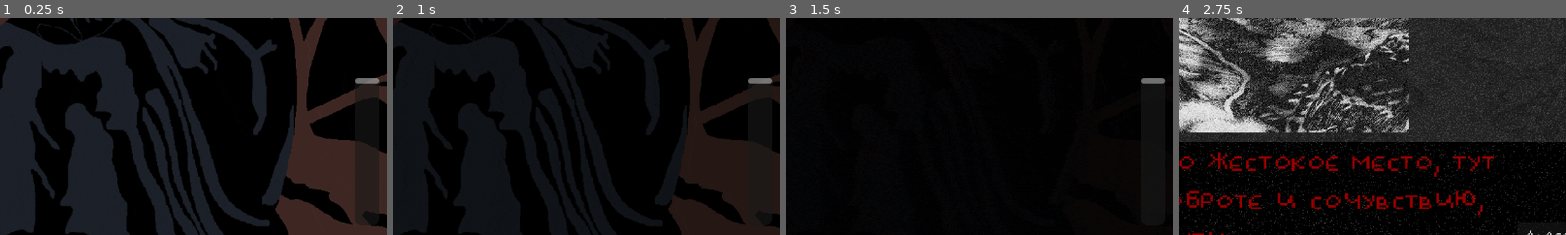
Above: before the commit, frames 1-4 (left to right).
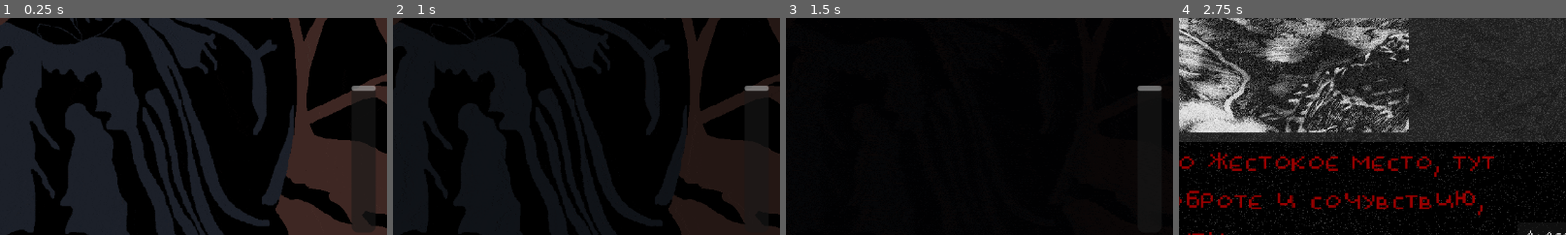
Above: after the commit, the same moments.

Repository: AmL3ar/Berserk_game
Game: Godot game, scene res://Scenes/menu_1.tscn
Two runs of this game, one before a commit and one after it. Both use one fixed random seed, a clock stepped at 60 frames per second and the inputs below.
Inputs:
- Up to frame 1 (0.25 s): no input
- Up to frame 2 (1 s): click "Начать играть" at 0.5 s
- Up to frame 3 (1.5 s): tap Enter (ui_accept) at 1.25, 1.35 s; hold D (ui_right, bound only after the commit) from 1.28 s (still down)
- Up to frame 4 (2.75 s): keep holding D (ui_right, bound only after the commit); tap Enter (ui_accept) at 1.52, 1.82, 2, 2.1, 2.27, 2.57 s
The pictures show only the part of the screen within x 49-98%, y 46-96%; the shares and areas given below are measured in that part.

The runs differ from the first frame. In frame 1, 0.3% of the frame differs, in the area x 90-98%, y 27-97%; in frame 2, 0.3%; in frame 3, 0.3%; in frame 4, nothing differs.

Commit message:
Update 1.5
-Улучшена логика персонажа
-Добавлено больше анимаций персонажа

Diff:
--- a/Scenes/Hero.tscn
+++ b/Scenes/Hero.tscn
@@ -1,7 +1,30 @@
-[gd_scene load_steps=10 format=3 uid="uid://ddh67uafwhb0d"]
+[gd_scene load_steps=46 format=3 uid="uid://ddh67uafwhb0d"]
 
 [ext_resource type="Script" path="res://Scripts/Hero.gd" id="1_tnp8f"]
 [ext_resource type="Texture2D" uid="uid://btcafsgrwaec4" path="res://Sprites/berserkIDLE3(final).png" id="2_7vjjo"]
+[ext_resource type="Texture2D" uid="uid://csjk8egdw66q3" path="res://Sprites/berserkjump.png" id="3_5ydpq"]
+[ext_resource type="Texture2D" uid="uid://nm124dlb15ei" path="res://Sprites/BerserkRunRight.png" id="3_i6m71"]
+[ext_resource type="Texture2D" uid="uid://daof1qanuxes1" path="res://Sprites/BerserkRunLeft.png" id="3_maexo"]
+
+[sub_resource type="AtlasTexture" id="AtlasTexture_0n7f8"]
+atlas = ExtResource("2_7vjjo")
+region = Rect2(0, 200, 200, 200)
+
+[sub_resource type="AtlasTexture" id="AtlasTexture_uicrc"]
+atlas = ExtResource("2_7vjjo")
+region = Rect2(200, 200, 200, 200)
+
+[sub_resource type="AtlasTexture" id="AtlasTexture_pmc18"]
+atlas = ExtResource("2_7vjjo")
+region = Rect2(400, 200, 200, 200)
+
+[sub_resource type="AtlasTexture" id="AtlasTexture_7uoao"]
+atlas = ExtResource("2_7vjjo")
+region = Rect2(600, 200, 200, 200)
+
+[sub_resource type="AtlasTexture" id="AtlasTexture_ijv8r"]
+atlas = ExtResource("2_7vjjo")
+region = Rect2(800, 200, 200, 200)
 
 [sub_resource type="AtlasTexture" id="AtlasTexture_qw482"]
 atlas = ExtResource("2_7vjjo")
@@ -22,11 +45,143 @@
 [sub_resource type="AtlasTexture" id="AtlasTexture_1ekne"]
 atlas = ExtResource("2_7vjjo")
 region = Rect2(800, 0, 200, 200)
+
+[sub_resource type="AtlasTexture" id="AtlasTexture_52uuj"]
+atlas = ExtResource("3_5ydpq")
+region = Rect2(200, 200, 200, 200)
+
+[sub_resource type="AtlasTexture" id="AtlasTexture_jmd2b"]
+atlas = ExtResource("3_5ydpq")
+region = Rect2(0, 200, 200, 200)
+
+[sub_resource type="AtlasTexture" id="AtlasTexture_868sh"]
+atlas = ExtResource("3_5ydpq")
+region = Rect2(200, 0, 200, 200)
+
+[sub_resource type="AtlasTexture" id="AtlasTexture_nq337"]
+atlas = ExtResource("3_5ydpq")
+region = Rect2(0, 0, 200, 200)
+
+[sub_resource type="AtlasTexture" id="AtlasTexture_y5lwr"]
+atlas = ExtResource("3_maexo")
+region = Rect2(0, 0, 200, 200)
+
+[sub_resource type="AtlasTexture" id="AtlasTexture_da5u5"]
+atlas = ExtResource("3_maexo")
+region = Rect2(200, 0, 200, 200)
+
+[sub_resource type="AtlasTexture" id="AtlasTexture_rsagq"]
+atlas = ExtResource("3_maexo")
+region = Rect2(400, 0, 200, 200)
+
+[sub_resource type="AtlasTexture" id="AtlasTexture_s27ay"]
+atlas = ExtResource("3_maexo")
+region = Rect2(600, 0, 200, 200)
+
+[sub_resource type="AtlasTexture" id="AtlasTexture_vprx5"]
+atlas = ExtResource("3_maexo")
+region = Rect2(800, 0, 200, 200)
+
+[sub_resource type="AtlasTexture" id="AtlasTexture_geu62"]
+atlas = ExtResource("3_maexo")
+region = Rect2(1000, 0, 200, 200)
+
+[sub_resource type="AtlasTexture" id="AtlasTexture_wm6b3"]
+atlas = ExtResource("3_maexo")
+region = Rect2(1200, 0, 200, 200)
+
+[sub_resource type="AtlasTexture" id="AtlasTexture_532t8"]
+atlas = ExtResource("3_maexo")
+region = Rect2(1400, 0, 200, 200)
+
+[sub_resource type="AtlasTexture" id="AtlasTexture_co47g"]
+atlas = ExtResource("3_maexo")
+region = Rect2(1600, 0, 200, 200)
+
+[sub_resource type="AtlasTexture" id="AtlasTexture_gqgty"]
+atlas = ExtResource("3_maexo")
+region = Rect2(1800, 0, 200, 200)
+
+[sub_resource type="AtlasTexture" id="AtlasTexture_vqy6x"]
+atlas = ExtResource("3_maexo")
+region = Rect2(2000, 0, 200, 200)
+
+[sub_resource type="AtlasTexture" id="AtlasTexture_bd46a"]
+atlas = ExtResource("3_maexo")
+region = Rect2(2200, 0, 200, 200)
+
+[sub_resource type="AtlasTexture" id="AtlasTexture_1pg76"]
+atlas = ExtResource("3_i6m71")
+region = Rect2(0, 0, 200, 200)
+
+[sub_resource type="AtlasTexture" id="AtlasTexture_a7r3e"]
+atlas = ExtResource("3_i6m71")
+region = Rect2(200, 0, 200, 200)
+
+[sub_resource type="AtlasTexture" id="AtlasTexture_60qei"]
+atlas = ExtResource("3_i6m71")
+region = Rect2(400, 0, 200, 200)
+
+[sub_resource type="AtlasTexture" id="AtlasTexture_idngs"]
+atlas = ExtResource("3_i6m71")
+region = Rect2(600, 0, 200, 200)
+
+[sub_resource type="AtlasTexture" id="AtlasTexture_b5gra"]
+atlas = ExtResource("3_i6m71")
+region = Rect2(800, 0, 200, 200)
+
+[sub_resource type="AtlasTexture" id="AtlasTexture_bkjb8"]
+atlas = ExtResource("3_i6m71")
+region = Rect2(1000, 0, 200, 200)
+
+[sub_resource type="AtlasTexture" id="AtlasTexture_oo8rg"]
+atlas = ExtResource("3_i6m71")
+region = Rect2(1200, 0, 200, 200)
+
+[sub_resource type="AtlasTexture" id="AtlasTexture_1j0we"]
+atlas = ExtResource("3_i6m71")
+region = Rect2(1400, 0, 200, 200)
+
+[sub_resource type="AtlasTexture" id="AtlasTexture_30paf"]
+atlas = ExtResource("3_i6m71")
+region = Rect2(1600, 0, 200, 200)
+
+[sub_resource type="AtlasTexture" id="AtlasTexture_lo77q"]
+atlas = ExtResource("3_i6m71")
+region = Rect2(1800, 0, 200, 200)
+
+[sub_resource type="AtlasTexture" id="AtlasTexture_3x7ws"]
+atlas = ExtResource("3_i6m71")
+region = Rect2(2000, 0, 200, 200)
+
+[sub_resource type="AtlasTexture" id="AtlasTexture_f3d1x"]
+atlas = ExtResource("3_i6m71")
+region = Rect2(2200, 0, 200, 200)
 
 [sub_resource type="SpriteFrames" id="SpriteFrames_e7sn8"]
 animations = [{
 "frames": [{
 "duration": 1.0,
+"texture": SubResource("AtlasTexture_0n7f8")
+}, {
+"duration": 1.0,
+"texture": SubResource("AtlasTexture_uicrc")
+}, {
+"duration": 1.0,
+"texture": SubResource("AtlasTexture_pmc18")
+}, {
+"duration": 1.0,
+"texture": SubResource("AtlasTexture_7uoao")
+}, {
+"duration": 1.0,
+"texture": SubResource("AtlasTexture_ijv8r")
+}],
+"loop": true,
+"name": &"IdleLeft",
+"speed": 5.0
+}, {
+"frames": [{
+"duration": 1.0,
 "texture": SubResource("AtlasTexture_qw482")
 }, {
 "duration": 1.0,
@@ -44,11 +199,124 @@
 "loop": true,
 "name": &"IdleRight",
 "speed": 5.0
+}, {
+"frames": [{
+"duration": 1.0,
+"texture": SubResource("AtlasTexture_52uuj")
+}],
+"loop": true,
+"name": &"JumpLeftDown",
+"speed": 5.0
+}, {
+"frames": [{
+"duration": 1.0,
+"texture": SubResource("AtlasTexture_jmd2b")
+}],
+"loop": true,
+"name": &"JumpLeftUp",
+"speed": 5.0
+}, {
+"frames": [{
+"duration": 1.0,
+"texture": SubResource("AtlasTexture_868sh")
+}],
+"loop": true,
+"name": &"JumpRightDown",
+"speed": 5.0
+}, {
+"frames": [{
+"duration": 1.0,
+"texture": SubResource("AtlasTexture_nq337")
+}],
+"loop": true,
+"name": &"JumpRightUp",
+"speed": 5.0
+}, {
+"frames": [{
+"duration": 1.0,
+"texture": SubResource("AtlasTexture_y5lwr")
+}, {
+"duration": 1.0,
+"texture": SubResource("AtlasTexture_da5u5")
+}, {
+"duration": 1.0,
+"texture": SubResource("AtlasTexture_rsagq")
+}, {
+"duration": 1.0,
+"texture": SubResource("AtlasTexture_s27ay")
+}, {
+"duration": 1.0,
+"texture": SubResource("AtlasTexture_vprx5")
+}, {
+"duration": 1.0,
+"texture": SubResource("AtlasTexture_geu62")
+}, {
+"duration": 1.0,
+"texture": SubResource("AtlasTexture_wm6b3")
+}, {
+"duration": 1.0,
+"texture": SubResource("AtlasTexture_532t8")
+}, {
+"duration": 1.0,
+"texture": SubResource("AtlasTexture_co47g")
+}, {
+"duration": 1.0,
+"texture": SubResource("AtlasTexture_gqgty")
+}, {
+"duration": 1.0,
+"texture": SubResource("AtlasTexture_vqy6x")
+}, {
+"duration": 1.0,
+"texture": SubResource("AtlasTexture_bd46a")
+}],
+"loop": true,
+"name": &"RunLeft",
+"speed": 5.0
+}, {
+"frames": [{
+"duration": 1.0,
+"texture": SubResource("AtlasTexture_1pg76")
+}, {
+"duration": 1.0,
+"texture": SubResource("AtlasTexture_a7r3e")
+}, {
+"duration": 1.0,
+"texture": SubResource("AtlasTexture_60qei")
+}, {
+"duration": 1.0,
+"texture": SubResource("AtlasTexture_idngs")
+}, {
+"duration": 1.0,
+"texture": SubResource("AtlasTexture_b5gra")
+}, {
+"duration": 1.0,
+"texture": SubResource("AtlasTexture_bkjb8")
+}, {
+"duration": 1.0,
+"texture": SubResource("AtlasTexture_oo8rg")
+}, {
+"duration": 1.0,
+"texture": SubResource("AtlasTexture_1j0we")
+}, {
+"duration": 1.0,
+"texture": SubResource("AtlasTexture_30paf")
+}, {
+"duration": 1.0,
+"texture": SubResource("AtlasTexture_lo77q")
+}, {
+"duration": 1.0,
+"texture": SubResource("AtlasTexture_3x7ws")
+}, {
+"duration": 1.0,
+"texture": SubResource("AtlasTexture_f3d1x")
+}],
+"loop": true,
+"name": &"RunRight",
+"speed": 5.0
 }]
 
-[sub_resource type="CapsuleShape2D" id="CapsuleShape2D_vwywu"]
-radius = 23.0
-height = 64.0
+[sub_resource type="RectangleShape2D" id="RectangleShape2D_lw5h7"]
+size = Vector2(47, 62)
 
 [node name="CharacterBody2D" type="CharacterBody2D"]
 texture_filter = 1
@@ -61,9 +329,8 @@
 position = Vector2(12, -68)
 scale = Vector2(1.025, 1)
 sprite_frames = SubResource("SpriteFrames_e7sn8")
-animation = &"IdleRight"
-frame_progress = 0.933924
+animation = &"RunLeft"
 
 [node name="CollisionShape2D" type="CollisionShape2D" parent="."]
-position = Vector2(-1, 1)
-shape = SubResource("CapsuleShape2D_vwywu")
+position = Vector2(-0.5, 1)
+shape = SubResource("RectangleShape2D_lw5h7")
--- a/Scenes/Level_1.tscn
+++ b/Scenes/Level_1.tscn
@@ -48,3 +48,4 @@
 layer_0/tile_data = PackedInt32Array(983040, 0, 0, 983041, 0, 0, 983042, 0, 0, 983043, 0, 0, 983044, 0, 0, 983045, 0, 0 …(3121 unchanged characters)…
 
 [node name="CharacterBody2D" parent="." instance=ExtResource("5_ulu7p")]
+position = Vector2(131, 418)
--- a/Scenes/menu_1.tscn
+++ b/Scenes/menu_1.tscn
@@ -233,10 +233,10 @@
 texture = ExtResource("6_6ui2y")
 
 [node name="Music_settings" type="VScrollBar" parent="."]
-offset_left = 1087.0
-offset_top = 387.0
-offset_right = 1123.0
-offset_bottom = 606.0
+offset_left = 1082.0
+offset_top = 398.0
+offset_right = 1118.0
+offset_bottom = 617.0
 max_value = 47.0
 
 [connection signal="animation_finished" from="AnimatedSprite2D" to="." method="_on_animated_sprite_2d_animation_finished"]
--- a/Scripts/Hero.gd
+++ b/Scripts/Hero.gd
@@ -2,29 +2,60 @@
 
 
 const SPEED = 300.0
-const JUMP_VELOCITY = -400.0
+const JUMP_VELOCITY = -500.0
 @onready var animation = $Sprite2D
-# Get the gravity from the project settings to be synced with RigidBody nodes.
+
 var gravity = ProjectSettings.get_setting("physics/2d/default_gravity")
 
-func _process(delta):
-	animation.play("IdleRight")
+var last_key_pressed: String = "IdleRight"
+
+func controller(delta):
+	var vel = velocity
+
+	if (!is_on_floor()):
+		vel.y += gravity * delta
+
+	if (Input.is_action_just_pressed("ui_accept") && is_on_floor()):
+		vel.y = JUMP_VELOCITY
+
+	if (Input.is_action_pressed("ui_right")):
+		vel.x = SPEED
+	if (Input.is_action_pressed("ui_left")):
+		vel.x = -SPEED
+
+	if (Input.is_action_just_released("ui_right") || Input.is_action_just_released("ui_left")):
+		vel.x = 0
+
+
+	velocity = vel
+
+	updateSpriteRenderer(vel.x,vel.y)
+	move_and_slide()
+
+func updateSpriteRenderer(velX:float,velY:float):
+	var running = velX != 0
+	var jumping = velY != 0
+
+	if (running && !jumping):
+		animation.play("RunRight")
+		last_key_pressed = "IdleRight"
+		if velX < 0:
+			animation.flip_h = true
+			last_key_pressed = "IdleLeft"
+	elif (jumping):
+		if velY < 300:
+			animation.play("JumpRightUp")
+		else:
+			animation.play("JumpRightDown")
+		if velX < 0 || last_key_pressed == "IdleLeft":
+			if velY < 300:
+				animation.play("JumpLeftUp")
+			else:
+				animation.play("JumpLeftDown")
+		animation.stop()
+	else:
+		animation.play(last_key_pressed)
+
 
 func _physics_process(delta):
-	# Add the gravity.
-	if not is_on_floor():
-		velocity.y += gravity * delta
-
-	# Handle jump.
-	if Input.is_action_just_pressed("ui_accept") and is_on_floor():
-		velocity.y = JUMP_VELOCITY
-
-	# Get the input direction and handle the movement/deceleration.
-	# As good practice, you should replace UI actions with custom gameplay actions.
-	var direction = Input.get_axis("ui_left","ui_right")
-	if direction:
-		velocity.x = direction * SPEED
-	else:
-		velocity.x = move_toward(velocity.x, 0, SPEED)
-
-	move_and_slide()
+	controller(delta)
--- a/project.godot
+++ b/project.godot
@@ -17,3 +17,34 @@
 [dotnet]
 
 project/assembly_name="Berserk"
+
+[input]
+
+ui_left={
+"deadzone": 0.5,
+"events": [Object(InputEventKey,"resource_local_to_scene":false,"resource_name":"","device":-1,"window_id":0,"alt_pressed":false,"shift_pressed":false,"ctrl_pressed":false,"meta_pressed":false,"pressed":false,"keycode":65,"physical_keycode":0,"key_label":0,"unicode":97,"echo":false,"script":null)
+, Object(InputEventJoypadButton,"resource_local_to_scene":false,"resource_name":"","device":0,"button_index":13,"pressure":0.0,"pressed":false,"script":null)
+, Object(InputEventJoypadMotion,"resource_local_to_scene":false,"resource_name":"","device":0,"axis":0,"axis_value":-1.0,"script":null)
+]
+}
+ui_right={
+"deadzone": 0.5,
+"events": [Object(InputEventKey,"resource_local_to_scene":false,"resource_name":"","device":-1,"window_id":0,"alt_pressed":false,"shift_pressed":false,"ctrl_pressed":false,"meta_pressed":false,"pressed":false,"keycode":68,"physical_keycode":0,"key_label":0,"unicode":100,"echo":false,"script":null)
+, Object(InputEventJoypadButton,"resource_local_to_scene":false,"resource_name":"","device":0,"button_index":14,"pressure":0.0,"pressed":false,"script":null)
+, Object(InputEventJoypadMotion,"resource_local_to_scene":false,"resource_name":"","device":0,"axis":0,"axis_value":1.0,"script":null)
+]
+}
+ui_up={
+"deadzone": 0.5,
+"events": [Object(InputEventKey,"resource_local_to_scene":false,"resource_name":"","device":-1,"window_id":0,"alt_pressed":false,"shift_pressed":false,"ctrl_pressed":false,"meta_pressed":false,"pressed":false,"keycode":32,"physical_keycode":0,"key_label":0,"unicode":32,"echo":false,"script":null)
+, Object(InputEventJoypadButton,"resource_local_to_scene":false,"resource_name":"","device":0,"button_index":11,"pressure":0.0,"pressed":false,"script":null)
+, Object(InputEventJoypadMotion,"resource_local_to_scene":false,"resource_name":"","device":0,"axis":1,"axis_value":-1.0,"script":null)
+]
+}
+ui_down={
+"deadzone": 0.5,
+"events": [Object(InputEventKey,"resource_local_to_scene":false,"resource_name":"","device":-1,"window_id":0,"alt_pressed":false,"shift_pressed":false,"ctrl_pressed":false,"meta_pressed":false,"pressed":false,"keycode":83,"physical_keycode":0,"key_label":0,"unicode":115,"echo":false,"script":null)
+, Object(InputEventJoypadButton,"resource_local_to_scene":false,"resource_name":"","device":0,"button_index":12,"pressure":0.0,"pressed":false,"script":null)
+, Object(InputEventJoypadMotion,"resource_local_to_scene":false,"resource_name":"","device":0,"axis":1,"axis_value":1.0,"script":null)
+]
+}
